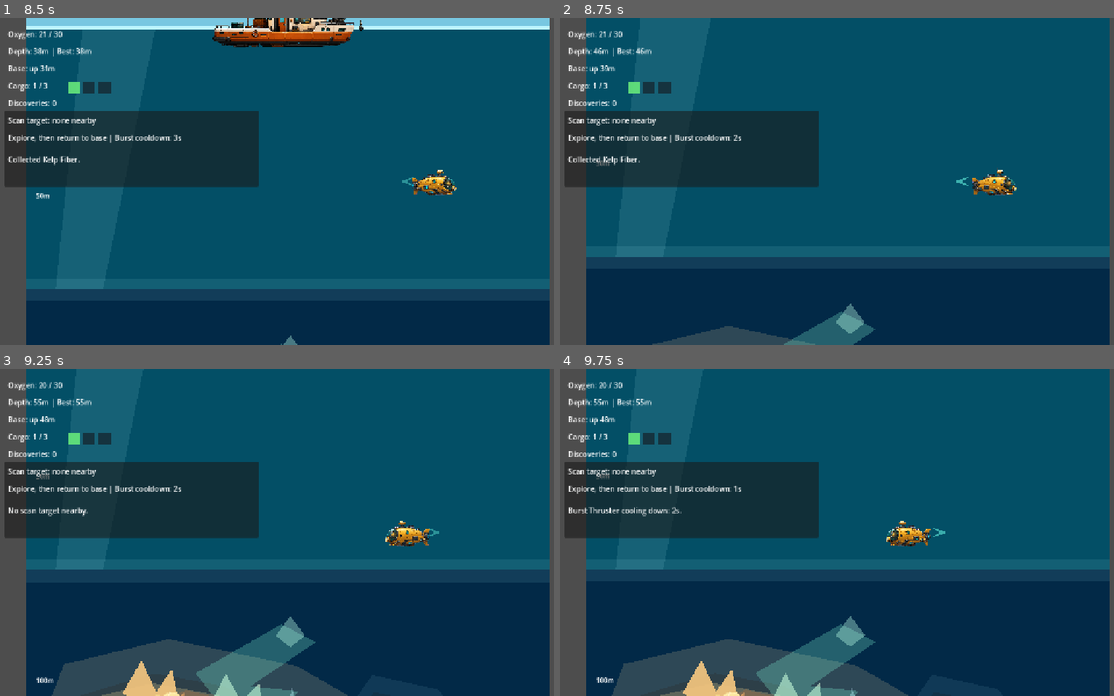
Above: before the commit, frames 1-4 (two rows, left to right).
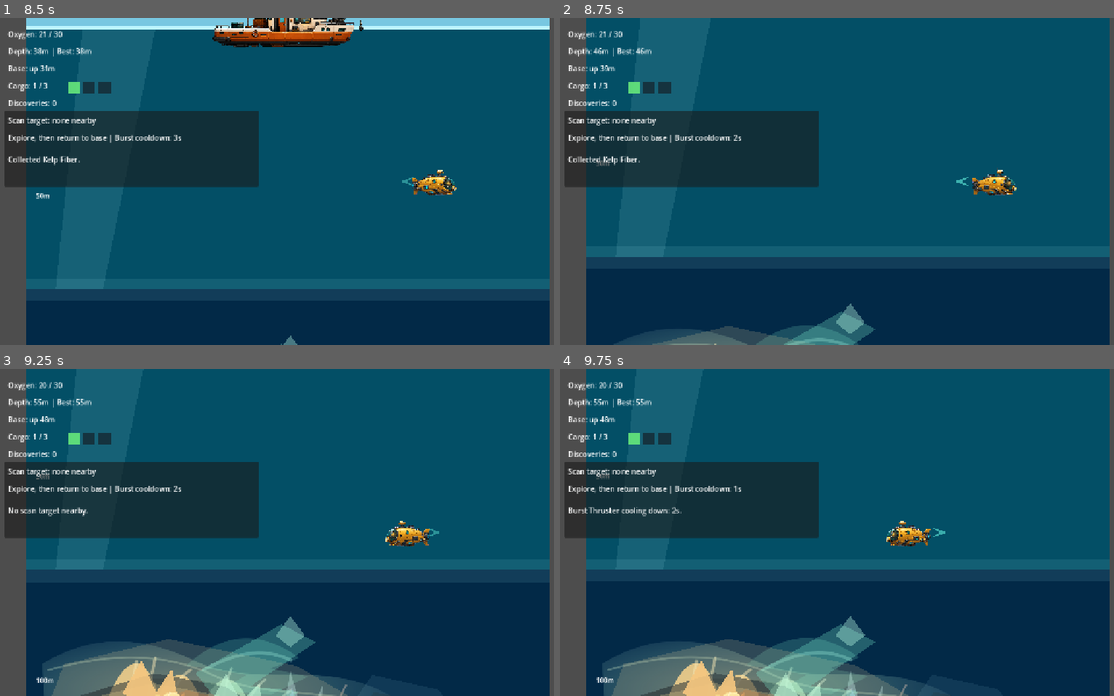
Above: after the commit, the same moments.

Repository: joeypshell/OceanGame
Game: Godot game, scene res://scenes/Main.tscn
Two runs of this game, one before a commit and one after it. Both use one fixed random seed, a clock stepped at 60 frames per second and the inputs below.
Inputs:
- Up to frame 1 (8.5 s): tap Enter at 0.5 s; hold D (move_right) 0.53-1.28 s; tap E (interact) every 1.5 s from 0.6 to 8.1 s; hold S (move_down) 1.28-2.03 s; tap F (scan) every 1.5 s from 1.35 to 7.35 s; hold D (move_right) 2.03-2.78 s; hold Space (burst_thruster) 2.78-3.53 s; tap R (restart_dive) at 3.5 s; hold A (move_left) 3.53-5.03 s; hold S (move_down) 5.03-5.78 s; hold D (move_right) 5.78-6.53 s; hold Space (burst_thruster) 6.53-7.28 s; hold D (move_right) 7.28-8.03 s; hold S (move_down) from 8.03 s (still down)
- Up to frame 2 (8.75 s): keep holding S (move_down)
- Up to frame 3 (9.25 s): release S (move_down) at 8.78 s; hold A (move_left) from 8.78 s (still down); tap F (scan) at 8.85 s
- Up to frame 4 (9.75 s): release A (move_left) at 9.53 s; hold Space (burst_thruster) from 9.53 s (still down); tap E (interact) at 9.6 s

Frame 1 is identical in both runs. In frame 2, 1.4% of the frame differs, in the area x 10-54%, y 94-100%; in frame 3, 5.9%; in frame 4, 5.9%, in the area x 7-66%, y 82-100%.

Commit message:
Resolve #226 add shell reef pocket sprite

Diff:
--- /dev/null
+++ b/assets/exports/sprites/landmark_shell_reef_pocket_sprite_v1.svg
@@ -0,0 +1,31 @@
+<svg xmlns="http://www.w3.org/2000/svg" width="1024" height="420" viewBox="0 0 1024 420">
+  <defs>
+    <linearGradient id="reefShelf" x1="0" y1="0" x2="1" y2="1">
+      <stop offset="0%" stop-color="#1f3337" stop-opacity="0.44"/>
+      <stop offset="55%" stop-color="#31413e" stop-opacity="0.62"/>
+      <stop offset="100%" stop-color="#101e25" stop-opacity="0.72"/>
+    </linearGradient>
+    <radialGradient id="shellGlow" cx="38%" cy="42%" r="62%">
+      <stop offset="0%" stop-color="#ffe6a2" stop-opacity="0.38"/>
+      <stop offset="62%" stop-color="#c7ffdd" stop-opacity="0.16"/>
+      <stop offset="100%" stop-color="#d4f7ff" stop-opacity="0"/>
+    </radialGradient>
+  </defs>
+  <rect width="1024" height="420" fill="none"/>
+  <path d="M40 100 C160 28 278 30 410 92 C524 146 636 116 760 134 C866 150 946 204 990 266 C842 342 664 354 494 318 C340 286 220 350 48 280 Z" fill="url(#shellGlow)"/>
+  <path d="M82 214 C174 150 304 120 438 144 C540 162 612 226 728 206 C848 186 934 230 986 282 C866 358 674 372 502 334 C348 300 210 360 44 292 Z" fill="url(#reefShelf)"/>
+  <path d="M116 232 C212 182 316 160 430 184 C542 208 606 256 738 234 C850 216 922 252 964 286 C846 326 674 344 512 308 C354 274 224 326 80 280 Z" fill="#75836f" opacity="0.22"/>
+  <path d="M202 178 C244 84 288 64 324 178 C358 108 406 106 430 206 C344 240 262 236 202 178 Z" fill="#ffd68a" opacity="0.86"/>
+  <path d="M248 200 C256 174 264 128 270 94 M296 206 C300 172 306 126 316 86 M348 210 C354 176 368 136 402 116" fill="none" stroke="#fff0bc" stroke-width="7" stroke-linecap="round" opacity="0.48"/>
+  <path d="M422 226 C458 126 510 94 554 220 C586 166 638 156 658 250 C582 282 486 278 422 226 Z" fill="#c8e8c2" opacity="0.7"/>
+  <path d="M476 244 C478 206 484 158 502 112 M528 250 C534 210 544 172 584 140 M586 254 C598 214 614 188 646 166" fill="none" stroke="#f0ffe2" stroke-width="6" stroke-linecap="round" opacity="0.42"/>
+  <path d="M704 256 C726 176 766 144 804 250 C842 206 884 206 892 292 C824 322 752 312 704 256 Z" fill="#d9907b" opacity="0.62"/>
+  <path d="M742 278 C750 236 760 190 782 154 M794 286 C806 244 830 218 872 210" fill="none" stroke="#ffd4bc" stroke-width="5" stroke-linecap="round" opacity="0.36"/>
+  <path d="M626 236 L646 118 L682 246 L726 152 L714 280 L658 292 Z" fill="#a6d4df" opacity="0.48"/>
+  <path d="M54 116 C208 72 342 74 456 128 C580 188 760 156 946 222" fill="none" stroke="#e8ffd3" stroke-width="5" stroke-linecap="round" opacity="0.26"/>
+  <path d="M392 104 C482 22 574 18 668 86 L596 112 L690 132 L598 176 L470 166 L540 128 Z" fill="#86ffd7" opacity="0.18"/>
+  <path d="M432 116 C524 66 590 64 648 92" fill="none" stroke="#baffef" stroke-width="8" stroke-linecap="round" opacity="0.28"/>
+  <circle cx="184" cy="256" r="8" fill="#f9ffe0" opacity="0.54"/>
+  <circle cx="616" cy="276" r="7" fill="#d9fff4" opacity="0.42"/>
+  <circle cx="820" cy="300" r="6" fill="#fff0b2" opacity="0.42"/>
+</svg>
--- /dev/null
+++ b/assets/source/sprites/landmark_shell_reef_pocket_sprite_v1.svg
@@ -0,0 +1,31 @@
+<svg xmlns="http://www.w3.org/2000/svg" width="1024" height="420" viewBox="0 0 1024 420">
+  <defs>
+    <linearGradient id="reefShelf" x1="0" y1="0" x2="1" y2="1">
+      <stop offset="0%" stop-color="#1f3337" stop-opacity="0.44"/>
+      <stop offset="55%" stop-color="#31413e" stop-opacity="0.62"/>
+      <stop offset="100%" stop-color="#101e25" stop-opacity="0.72"/>
+    </linearGradient>
+    <radialGradient id="shellGlow" cx="38%" cy="42%" r="62%">
+      <stop offset="0%" stop-color="#ffe6a2" stop-opacity="0.38"/>
+      <stop offset="62%" stop-color="#c7ffdd" stop-opacity="0.16"/>
+      <stop offset="100%" stop-color="#d4f7ff" stop-opacity="0"/>
+    </radialGradient>
+  </defs>
+  <rect width="1024" height="420" fill="none"/>
+  <path d="M40 100 C160 28 278 30 410 92 C524 146 636 116 760 134 C866 150 946 204 990 266 C842 342 664 354 494 318 C340 286 220 350 48 280 Z" fill="url(#shellGlow)"/>
+  <path d="M82 214 C174 150 304 120 438 144 C540 162 612 226 728 206 C848 186 934 230 986 282 C866 358 674 372 502 334 C348 300 210 360 44 292 Z" fill="url(#reefShelf)"/>
+  <path d="M116 232 C212 182 316 160 430 184 C542 208 606 256 738 234 C850 216 922 252 964 286 C846 326 674 344 512 308 C354 274 224 326 80 280 Z" fill="#75836f" opacity="0.22"/>
+  <path d="M202 178 C244 84 288 64 324 178 C358 108 406 106 430 206 C344 240 262 236 202 178 Z" fill="#ffd68a" opacity="0.86"/>
+  <path d="M248 200 C256 174 264 128 270 94 M296 206 C300 172 306 126 316 86 M348 210 C354 176 368 136 402 116" fill="none" stroke="#fff0bc" stroke-width="7" stroke-linecap="round" opacity="0.48"/>
+  <path d="M422 226 C458 126 510 94 554 220 C586 166 638 156 658 250 C582 282 486 278 422 226 Z" fill="#c8e8c2" opacity="0.7"/>
+  <path d="M476 244 C478 206 484 158 502 112 M528 250 C534 210 544 172 584 140 M586 254 C598 214 614 188 646 166" fill="none" stroke="#f0ffe2" stroke-width="6" stroke-linecap="round" opacity="0.42"/>
+  <path d="M704 256 C726 176 766 144 804 250 C842 206 884 206 892 292 C824 322 752 312 704 256 Z" fill="#d9907b" opacity="0.62"/>
+  <path d="M742 278 C750 236 760 190 782 154 M794 286 C806 244 830 218 872 210" fill="none" stroke="#ffd4bc" stroke-width="5" stroke-linecap="round" opacity="0.36"/>
+  <path d="M626 236 L646 118 L682 246 L726 152 L714 280 L658 292 Z" fill="#a6d4df" opacity="0.48"/>
+  <path d="M54 116 C208 72 342 74 456 128 C580 188 760 156 946 222" fill="none" stroke="#e8ffd3" stroke-width="5" stroke-linecap="round" opacity="0.26"/>
+  <path d="M392 104 C482 22 574 18 668 86 L596 112 L690 132 L598 176 L470 166 L540 128 Z" fill="#86ffd7" opacity="0.18"/>
+  <path d="M432 116 C524 66 590 64 648 92" fill="none" stroke="#baffef" stroke-width="8" stroke-linecap="round" opacity="0.28"/>
+  <circle cx="184" cy="256" r="8" fill="#f9ffe0" opacity="0.54"/>
+  <circle cx="616" cy="276" r="7" fill="#d9fff4" opacity="0.42"/>
+  <circle cx="820" cy="300" r="6" fill="#fff0b2" opacity="0.42"/>
+</svg>
--- a/scenes/readability/ShellReefPocketVisuals.tscn
+++ b/scenes/readability/ShellReefPocketVisuals.tscn
@@ -1,10 +1,14 @@
-[gd_scene format=3 uid="uid://shell_reef_pocket_visuals"]
+[gd_scene load_steps=2 format=3 uid="uid://shell_reef_pocket_visuals"]
+
+[ext_resource type="Texture2D" path="res://assets/exports/sprites/landmark_shell_reef_pocket_sprite_v1.svg" id="1_shell_reef_pocket_sprite"]
 
 [node name="ShellReefPocketVisuals" type="Node2D"]
 
 [node name="SpriteAnchor" type="Node2D" parent="."]
 
 [node name="Sprite" type="Sprite2D" parent="SpriteAnchor"]
+position = Vector2(512, 1100)
+texture = ExtResource("1_shell_reef_pocket_sprite")
 
 [node name="FallbackGeometry" type="Node2D" parent="."]
 
--- a/tests/logic_tests.gd
+++ b/tests/logic_tests.gd
@@ -464,6 +464,11 @@
 	_expect(thermal_vent_fallback.visible, "Thermal Vent fallback geometry should remain available for optional route readability")
 	_expect(thermal_vent_bubbles.visible, "Thermal Vent bubbles should remain available for condition/readability visuals")
 
+	var shell_reef_pocket_sprite := main.get_node("ShellReefPocket/Visuals/SpriteAnchor/Sprite") as Sprite2D
+	var shell_reef_pocket_fallback := main.get_node("ShellReefPocket/Visuals/FallbackGeometry/ReefShelf") as Polygon2D
+	_expect(shell_reef_pocket_sprite.texture != null, "Shell Reef pocket should use the first exported source landmark asset")
+	_expect(shell_reef_pocket_fallback.visible, "Shell Reef pocket fallback geometry should remain available for route readability")
+
 	var wreck_cache_sprite := main.get_node("PressureLockedWreck/WreckSignalCache/SpriteAnchor/Sprite") as Sprite2D
 	var wreck_cache_fallback := main.get_node("PressureLockedWreck/WreckSignalCache/FallbackVisual/CacheVisual") as Polygon2D
 	var wreck_cache_echo_pulse := main.get_node("PressureLockedWreck/WreckSignalCache/EchoPulse") as Sprite2D
Not shown, added: assets/licenses/landmark_shell_reef_pocket_sprite_v1.txt
Not shown, changed: assets/source/sprites/README.md
Not shown, changed: docs/current/GAMEPLAY.md
Not shown, changed: docs/planning/VISUAL_ASSET_SLOT_REVIEW_2026_06_26.md
